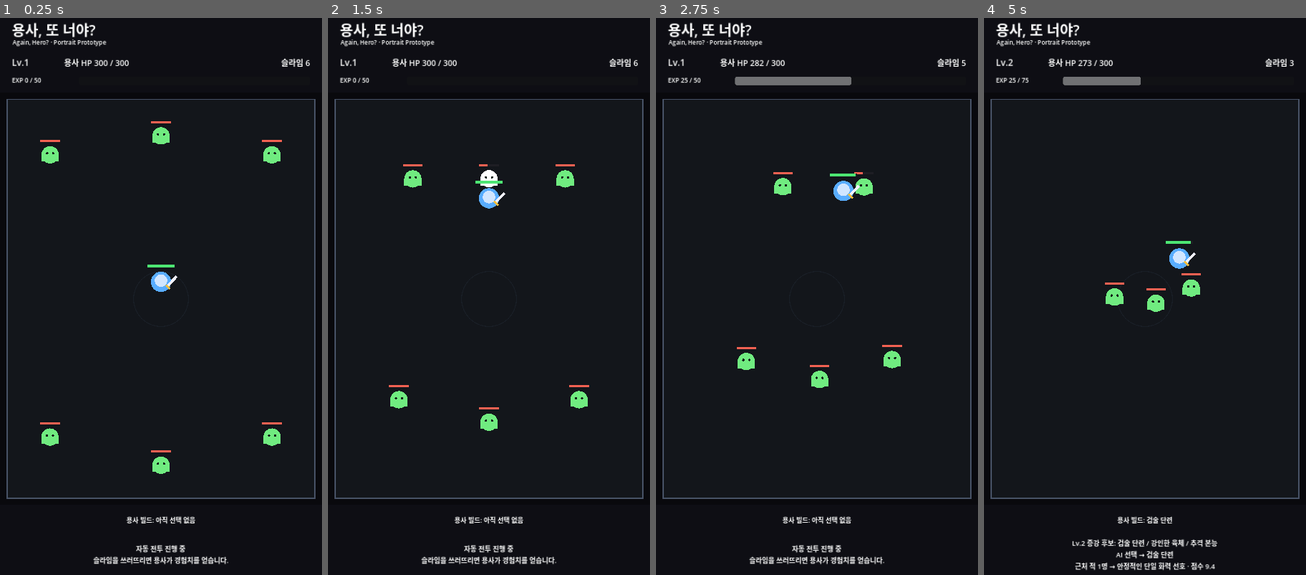
Above: before the commit, frames 1-4 (left to right).
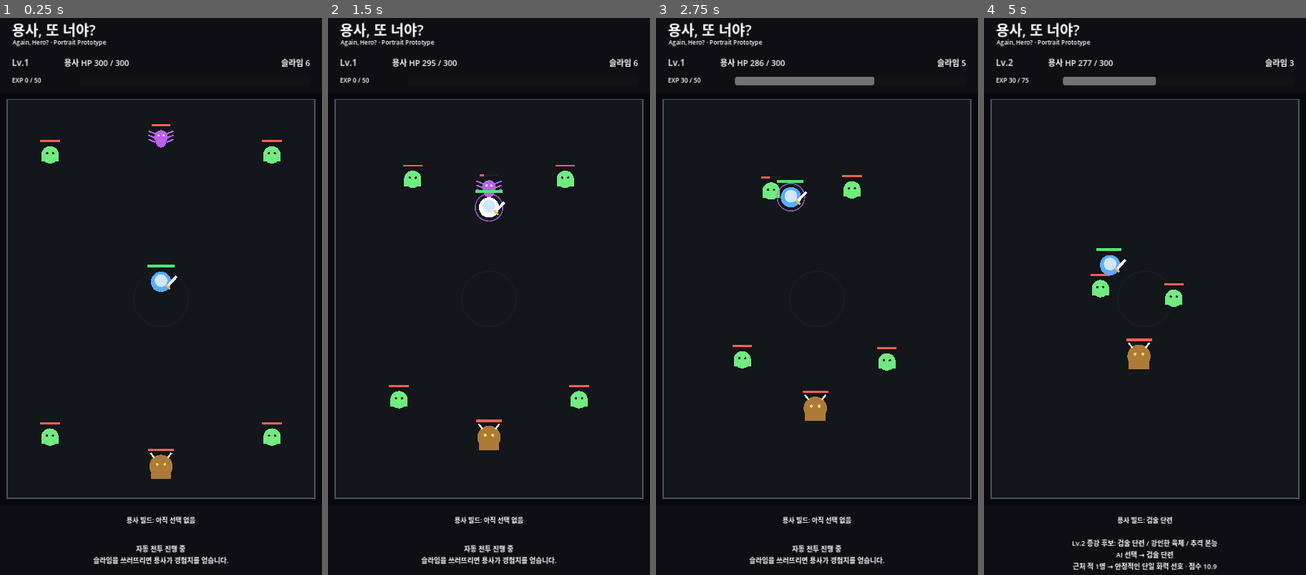
Above: after the commit, the same moments.

Repository: MinSung0732/Again-Hero-
Game: Godot game, scene res://src/main/Main.tscn
Same seed, same stepped clock (60 frames per second), same inputs: the game is played once before the commit and once after it.
Inputs:
- Up to frame 1 (0.25 s): no input
- Up to frame 2 (1.5 s): no input
- Up to frame 3 (2.75 s): no input
- Up to frame 4 (5 s): no input

The runs differ from the first frame. In frame 1, 0.5% of the frame differs, in the area x 46-54%, y 18-83%; in frame 2, 1.0%; in frame 3, 1.8%; in frame 4, 2.1%, in the area x 7-73%, y 7-100%.

Commit message:
feat: add mixed randomized test waves

Diff:
--- a/src/battle/battle.gd
+++ b/src/battle/battle.gd
@@ -8,13 +8,39 @@
 
 const HERO_SCENE := preload("res://src/hero/Hero.tscn")
 const SLIME_SCENE := preload("res://src/monsters/Slime.tscn")
+const SPIDER_SCENE := preload("res://src/monsters/Spider.tscn")
+const ORC_SCENE := preload("res://src/monsters/Orc.tscn")
 
 const FIELD_SIZE := Vector2(1080, 1360)
 const FIELD_CENTER := Vector2(540, 680)
+const SPAWN_POSITIONS: Array[Vector2] = [
+	Vector2(150, 170),
+	Vector2(930, 170),
+	Vector2(150, 1160),
+	Vector2(930, 1160),
+	Vector2(540, 100),
+	Vector2(540, 1260),
+]
+
+const TEST_WAVES = [
+	{
+		"name": "물량형",
+		"types": ["slime", "slime", "slime", "slime", "spider", "orc"],
+	},
+	{
+		"name": "제어형",
+		"types": ["slime", "slime", "spider", "spider", "spider", "orc"],
+	},
+	{
+		"name": "탱커형",
+		"types": ["slime", "slime", "spider", "orc", "orc", "orc"],
+	},
+]
 
 var hero: Node2D
 var monsters_alive: int = 0
 var battle_over: bool = false
+var current_wave_summary: String = ""
 
 func _ready() -> void:
 	queue_redraw()
@@ -22,6 +48,7 @@
 
 func _start_battle() -> void:
 	battle_over = false
+	monsters_alive = 0
 
 	hero = HERO_SCENE.instantiate() as Node2D
 	add_child(hero)
@@ -32,27 +59,48 @@
 	hero.connect("augment_selected", Callable(self, "_on_hero_augment_selected"))
 	hero.connect("died", Callable(self, "_on_hero_died"))
 
-	var spawn_positions: Array[Vector2] = [
-		Vector2(150, 170),
-		Vector2(930, 170),
-		Vector2(150, 1160),
-		Vector2(930, 1160),
-		Vector2(540, 100),
-		Vector2(540, 1260),
-	]
-
-	for spawn_position in spawn_positions:
-		_spawn_slime(spawn_position)
+	var wave: Dictionary = TEST_WAVES[randi() % TEST_WAVES.size()]
+	var types: Array = wave.get("types", [])
+	current_wave_summary = _build_wave_summary(String(wave.get("name", "혼합형")), types)
+
+	for index in range(mini(types.size(), SPAWN_POSITIONS.size())):
+		_spawn_monster(String(types[index]), SPAWN_POSITIONS[index])
 
 	_emit_stats()
 	_emit_progression()
 
-func _spawn_slime(spawn_position: Vector2) -> void:
-	var slime := SLIME_SCENE.instantiate() as Node2D
-	add_child(slime)
-	slime.position = spawn_position
-	slime.connect("died", Callable(self, "_on_slime_died").bind(slime))
+func _spawn_monster(monster_type: String, spawn_position: Vector2) -> void:
+	var scene: PackedScene = SLIME_SCENE
+
+	match monster_type:
+		"spider":
+			scene = SPIDER_SCENE
+		"orc":
+			scene = ORC_SCENE
+		_:
+			scene = SLIME_SCENE
+
+	var monster := scene.instantiate() as Node2D
+	add_child(monster)
+	monster.position = spawn_position
+	monster.connect("died", Callable(self, "_on_monster_died").bind(monster))
 	monsters_alive += 1
+
+func _build_wave_summary(wave_name: String, types: Array) -> String:
+	var slime_count := 0
+	var spider_count := 0
+	var orc_count := 0
+
+	for monster_type in types:
+		match String(monster_type):
+			"slime":
+				slime_count += 1
+			"spider":
+				spider_count += 1
+			"orc":
+				orc_count += 1
+
+	return "%s · 슬라임 %d / 거미 %d / 오크 %d" % [wave_name, slime_count, spider_count, orc_count]
 
 func _on_hero_health_changed(current_hp: int, max_hp_value: int) -> void:
 	stats_changed.emit(current_hp, max_hp_value, monsters_alive)
@@ -66,19 +114,19 @@
 func _on_hero_augment_selected(level: int, candidates: Array, chosen_name: String, reason: String, build_summary: String) -> void:
 	hero_augment_selected.emit(level, candidates, chosen_name, reason, build_summary)
 
-func _on_slime_died(slime: Node) -> void:
+func _on_monster_died(monster: Node) -> void:
 	if battle_over:
 		return
 
 	if is_instance_valid(hero) and hero.has_method("gain_exp"):
-		var reward := int(slime.get("exp_reward"))
+		var reward := int(monster.get("exp_reward"))
 		hero.call("gain_exp", reward)
 
 	monsters_alive = maxi(monsters_alive - 1, 0)
 	_emit_stats()
 
 	if monsters_alive <= 0:
-		_finish_battle("슬라임 전멸!\n이번 실험은 실패했습니다.", false)
+		_finish_battle("마왕군 전멸!\n이번 실험은 실패했습니다.", false)
 
 func _on_hero_died() -> void:
 	if battle_over:
@@ -147,6 +195,7 @@
 		"hero_exp_to_next": exp_to_next_level,
 		"hero_build_summary": build_summary,
 		"monsters_left": monsters_alive,
+		"wave_summary": current_wave_summary,
 		"battle_over": battle_over,
 	}
 
